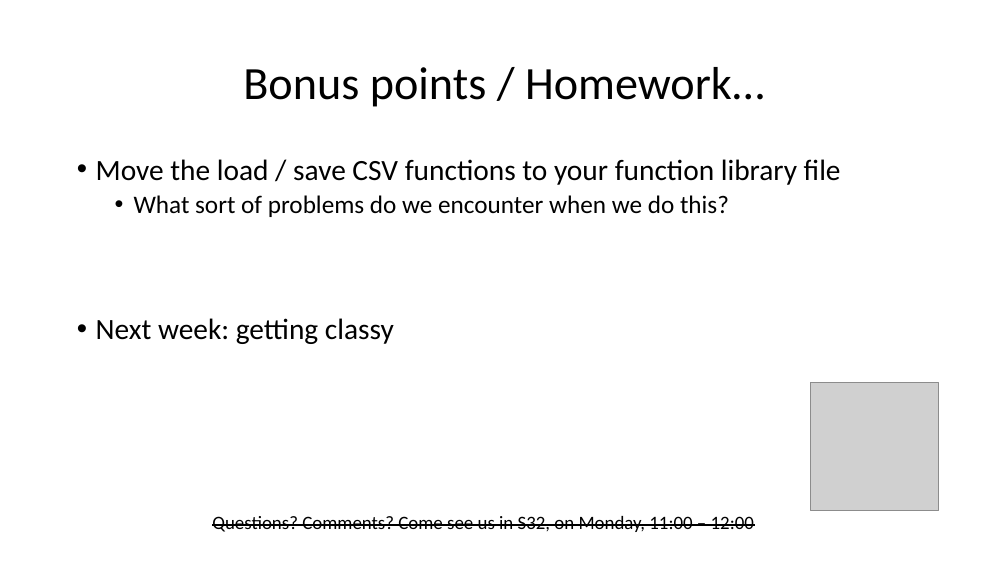
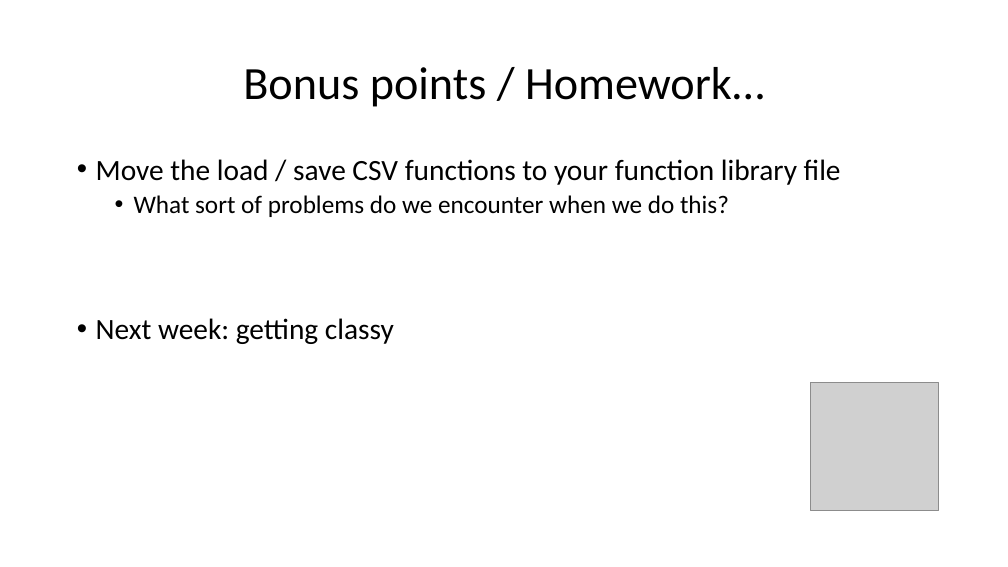
Before and after one commit to wilkotom/python_examples, a slide deck: slide 11 of Python Level 2/Lesson 2/Session 2.pptx. Drawn at 1008x567 pixels with LibreOffice and Linux fonts; fonts in the diff are those of the drawing; grey boxes stand for pictures. Boxes give left, top, right and bottom in pixels: in the first picture for what was removed or moved away, otherwise in the second. Text is boxed around its words. In the diff, an @@ line names an element or a change of style, - is before the commit and + after.

```diff
--- a/Python Level 2/Lesson 2/Session 2.pptx
+++ b/Python Level 2/Lesson 2/Session 2.pptx
@@ text removed at [212,516,754,532] @@
-Questions? Comments? Come see us in S32, on Monday, 11:00 – 12:00
```
Also in this commit, not shown: 4 other slides changed.
